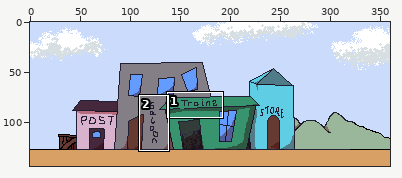
Two states of a pixel-art file, assets/images/buildings.ase. The picture above shows the old version from afar; the outline marks the close-up.
Close-up. The starting point:
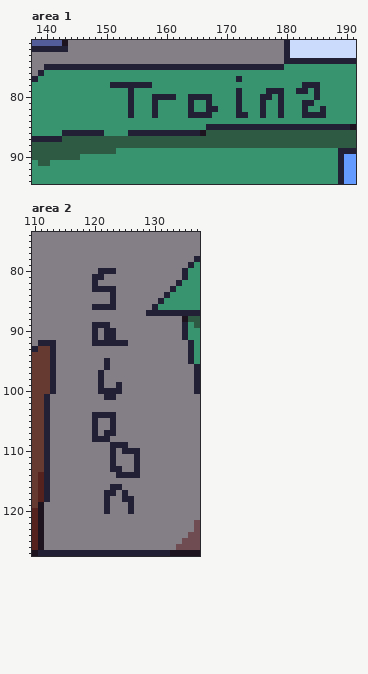
360x144 pixels, 1 frame. Shown: area 1: x 138..191, y 71..94; area 2: x 110..137, y 74..127.
The same view after the edit:
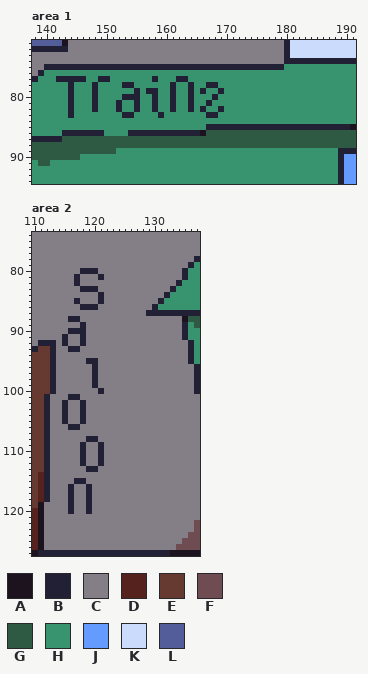
Palette (. is transparent): A #1d131f  B #222034  C #847e87  D #56221e  E #663931  F #6f4c51  G #2e5942  H #37946e  J #639bff  K #cbdbfc  L #535d9a
Author's note on the commit: Update buildings image for better readability
Changes in this commit:
Area 1, layer "main":
The author changed colour H to colour B in row 77 at x 142 to 146, 149 to 150, 158 and 162 to 163; in row 78 at x 144, 148, 161, 164 and 167 to 168; in row 79 at x 144, 148, 155, 157 to 158, 161, 164, 166 and 169; in row 80 at x 144, 148, 153, 155 and 168; in row 81 at x 144, 148, 152, 155 and 161; in row 82 at x 144, 148, 152, 155, 161, 166 and 169.
The author changed colour H to colour B in row 83 at x 144, 153, 159 and 168.
The author changed colour B to colour H in row 77 at x 172; in row 78 at x 151 to 152, 155 to 157 and 183 to 185; in row 79 at x 154, 172, 177 to 179, 182 to 183 and 185; in row 80 at x 159 to 160, 165 to 167, 172, 176 to 177, 179 and 185; in row 81 at x 154, 172, 176, 179 and 183 to 184; in row 82 at x 154, 167 to 168, 172, 176, 179, 183 and 186.
The author changed colour B to colour H in row 83 at x 158, 164 to 166, 172 to 173, 176, 179 and 183 to 186.
Area 2, layer "main":
The author changed colour C to colour B in row 80 at x 118 to 120; in rows 81 to 82 at x 117; in row 83 at x 118 to 119; in row 84 at x 121; in row 85 at x 117 and 121; in row 86 at x 118 to 119.
The author changed colour C to colour B in row 88 at x 116 to 117; in row 89 at x 118; in row 90 at x 116 to 118; in rows 91 to 92 at x 115 and 118; in row 93 at x 116 to 117; in row 95 at x 119 to 120.
The author changed colour C to colour B in rows 96 to 99 at x 120; in row 101 at x 116 to 117; in rows 102 to 105 at x 115 and 118; in row 106 at x 116 to 117; in row 108 at x 119; in rows 109 to 112 at x 118 and 121.
The author changed colour C to colour B in row 113 at x 119 to 120; in row 115 at x 117 to 118; in rows 116 to 120 at x 116 and 119.
The author changed colour B to colour C in row 80 at x 121 to 123; in rows 81 to 82 at x 120; in row 83 at x 121 to 123; in rows 84 to 85 at x 123; in row 86 at x 121 to 123; in row 89 at x 120 to 122.
The author changed colour B to colour C in rows 90 to 91 at x 120 and 122 to 123; in row 92 at x 120 to 125; in rows 95 to 96 at x 122; in rows 97 to 98 at x 121; in row 99 at x 121 and 124; in row 100 at x 122 to 124.
The author changed colour B to colour C in row 101 at x 122 to 123; in row 104 at x 120 to 123; in rows 105 to 106 at x 120 and 123; in row 107 at x 120 and 122 to 123; in row 108 at x 121 to 122; in row 109 at x 123 to 125.
The author changed colour B to colour C in row 110 at x 123 and 125 to 127; in rows 111 to 112 at x 123 and 127; in row 113 at x 123 to 124 and 127; in row 114 at x 124 to 127; in row 116 at x 123 to 124; in row 117 at x 122 to 123 and 125.
The author changed colour B to colour C in row 118 at x 122 and 125 to 126; in rows 119 to 120 at x 122 and 126.
